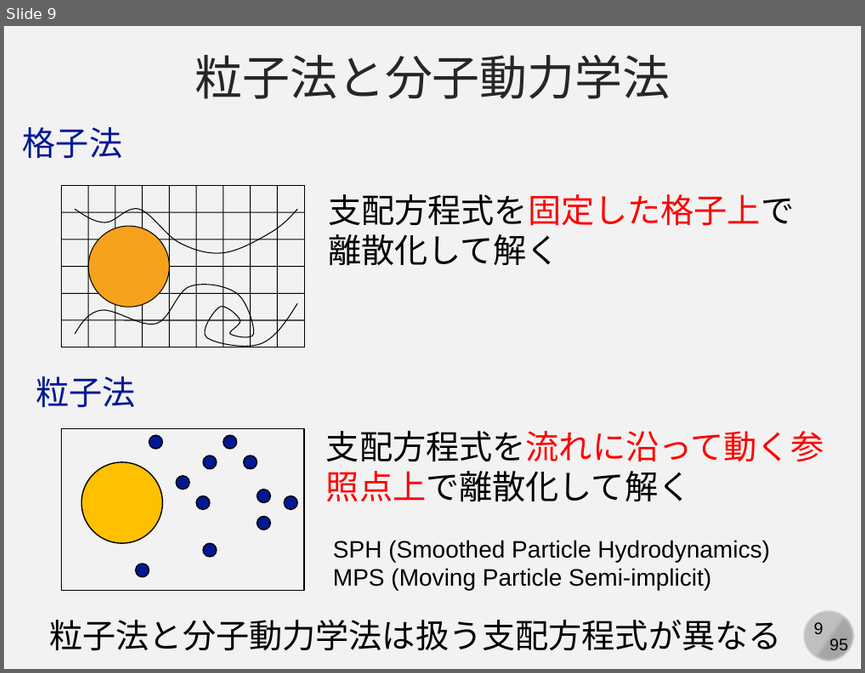
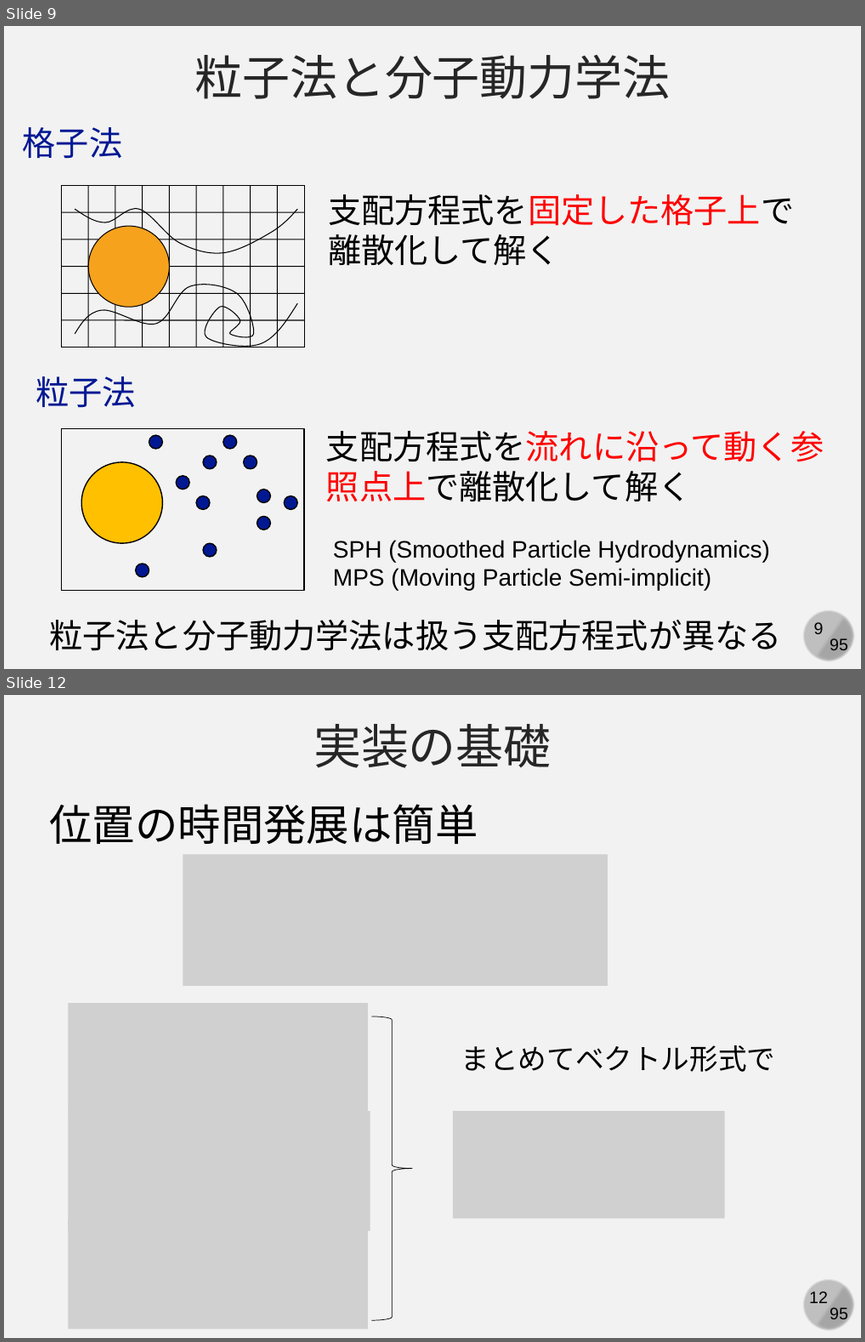
Before and after one commit to kaityo256/simulation_engineering, a slide deck: 07_md_implementation/simulation07.pptx. Shown one above the other, each under a label of ours: slide 9 before the commit, slides 9 and 12 after it; the slides between them are not shown. The pictures are 865x673 and 865x1342 pixels, drawn with LibreOffice and Linux fonts; fonts in the diff are those of the drawing; grey boxes stand for pictures. Boxes give left, top, right and bottom in pixels: in the first picture for what was removed or moved away, otherwise in the second. Text is boxed around its words. In the diff, an @@ line names an element or a change of style, - is before the commit and + after.

```diff
--- a/07_md_implementation/simulation07.pptx
+++ b/07_md_implementation/simulation07.pptx
@@ slide 12 added at <box>4,695,861,1338</box>, background #F2F2F2; not listed: 4 template elements that a slide beside it also shows @@
@@ text added at <box>313,724,551,768</box>, 40 pt, text #262626 @@
+実装の基礎
@@ text added at <box>50,804,478,844</box>, 36 pt, text #000000 @@
+位置の時間発展は簡単
@@ picture added at <box>183,854,608,986</box> @@
@@ picture added at <box>69,1003,368,1112</box> @@
@@ left brace added at <box>371,1016,412,1320</box>, outline #000000 0.5 pt @@
@@ text added at <box>461,1045,776,1072</box>, 24 pt, text #000000 @@
+まとめてベクトル形式で
@@ picture added at <box>69,1111,370,1231</box> @@
@@ picture added at <box>453,1111,725,1218</box> @@
@@ picture added at <box>69,1219,368,1328</box> @@
```
Also in this commit, not shown: 7 slides changed, 1 other slide added.
